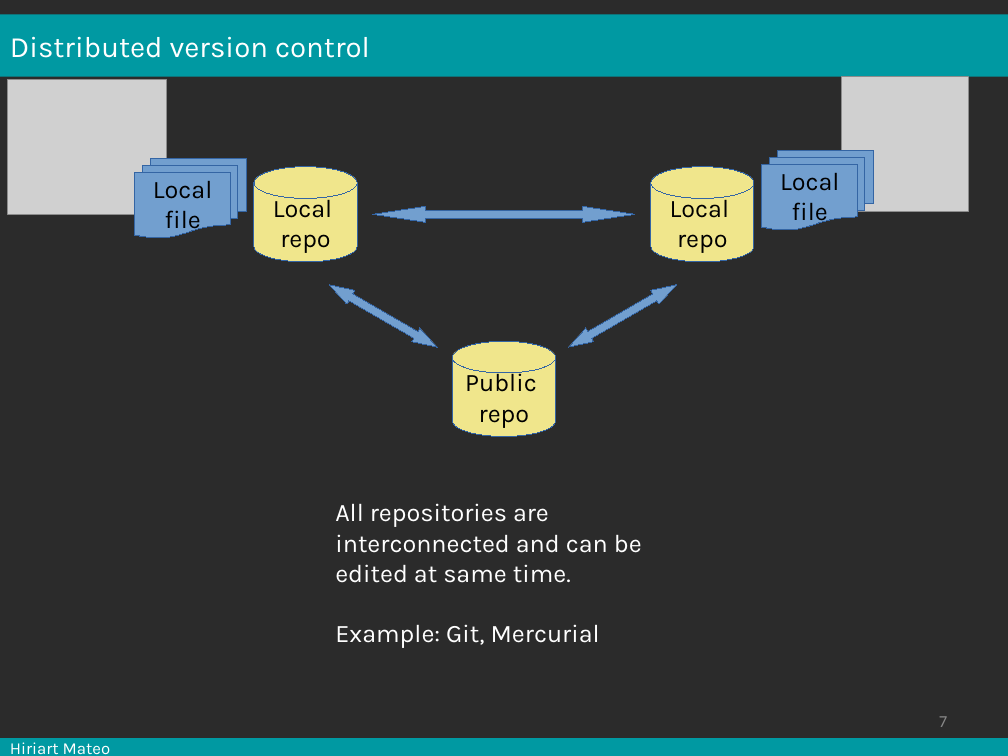
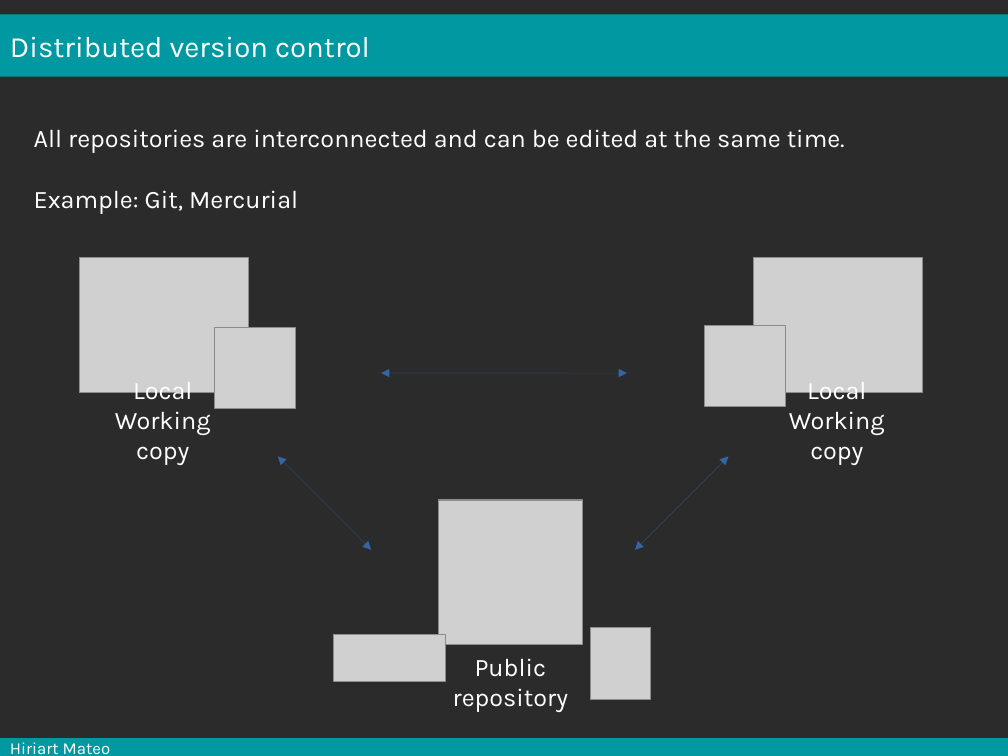
Before and after one commit to mesocentre-clermont-auvergne/formation_fair, a slide deck: slide 7 of fair_versionnage/versionnage_cours/cours.odp. Drawn at 1008x756 pixels with LibreOffice and Linux fonts; fonts in the diff are those of the drawing; grey boxes stand for pictures; background and template pictures are left out; a plain dark background stands for a picture behind light text. Boxes give left, top, right and bottom in pixels: in the first picture for what was removed or moved away, otherwise in the second. Text is boxed around its words. In the diff, an @@ line names an element or a change of style, - is before the commit and + after.

```diff
--- a/fair_versionnage/versionnage_cours/cours.odp
+++ b/fair_versionnage/versionnage_cours/cours.odp
@@ text "All repositories are interconnected and ...": place and size @@
-text "All repositories are interconnected and ..." at <box>335,503,642,648</box>
+text "All repositories are interconnected and ..." at <box>34,129,845,214</box>
@@ text at <box>34,129,845,153</box>: text changed @@
-All repositories are interconnected and can be edited at same time.
+All repositories are interconnected and can be edited at the same time.
@@ flow chart multidocument removed at <box>135,158,246,238</box> @@
-Local file
@@ cylinder removed at <box>254,166,357,261</box> @@
-Local
-repo
@@ cylinder removed at <box>651,166,754,261</box> @@
-Local
-repo
@@ flow chart multidocument removed at <box>762,151,873,231</box> @@
-Local file
@@ text at <box>34,190,298,214</box>: alignment left to justified @@
@@ left right arrow removed at <box>373,207,635,223</box> @@
@@ picture: place and size @@
-picture at <box>8,80,166,215</box>
+picture at <box>80,258,248,393</box>
@@ picture added at <box>754,258,922,393</box> @@
@@ left right arrow removed at <box>325,278,441,355</box> @@
@@ left right arrow removed at <box>564,278,680,355</box> @@
@@ picture: place and size @@
-picture at <box>842,77,969,212</box>
+picture at <box>215,328,295,408</box>
@@ picture added at <box>705,326,785,406</box> @@
@@ cylinder removed at <box>453,342,555,436</box> @@
-Public
-repo
@@ text added at <box>115,382,211,465</box>, 18 pt, text #FFFFFF @@
+Local Working copy
@@ double arrow added from (381, 373) to (627, 373), #3465A4 0 pt @@
@@ text added at <box>789,382,885,465</box>, 18 pt, text #FFFFFF @@
+Local Working copy
@@ double arrow added from (278, 457) to (371, 549), #3465A4 0 pt @@
@@ double arrow added from (635, 549) to (729, 457), #3465A4 0 pt @@
@@ picture added at <box>438,500,583,644</box> @@
@@ picture added at <box>591,627,651,700</box> @@
@@ picture added at <box>334,635,446,681</box> @@
@@ text added at <box>453,658,568,712</box>, 18 pt, text #FFFFFF @@
+Public repository
@@ page number rewrapped from <box>939,716,947,727</box> to <box>944,674,1008,715</box> @@
```
Also in this commit, not shown: 30 other slides changed, 3 slides added, 3 slides removed, 2 other files.
